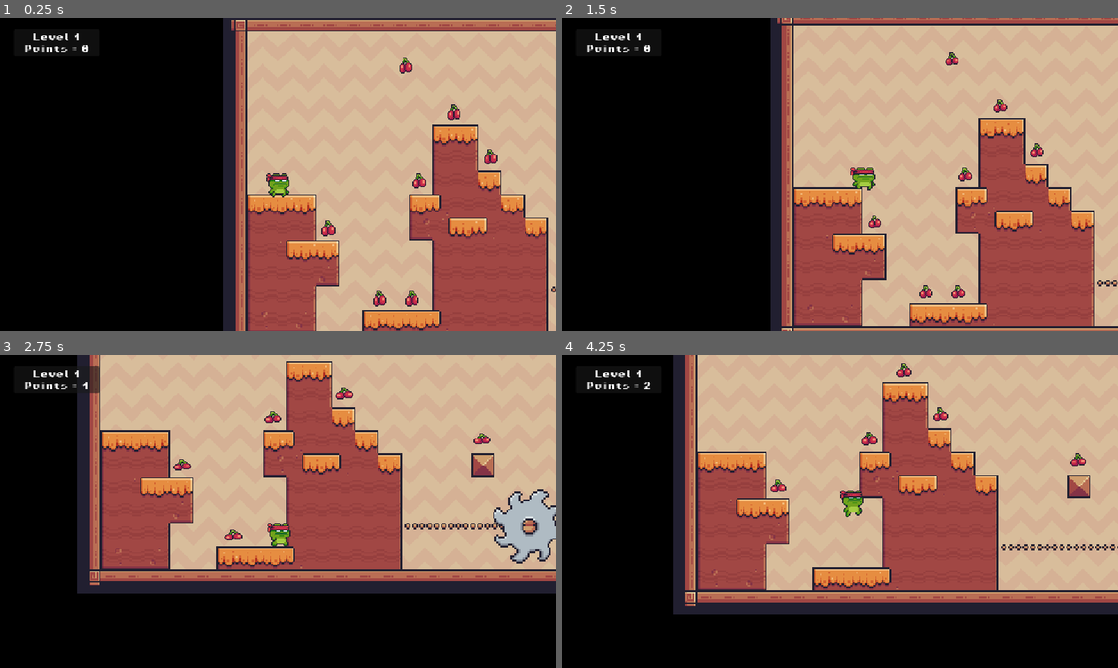
Above: before the commit, frames 1-4 (two rows, left to right).
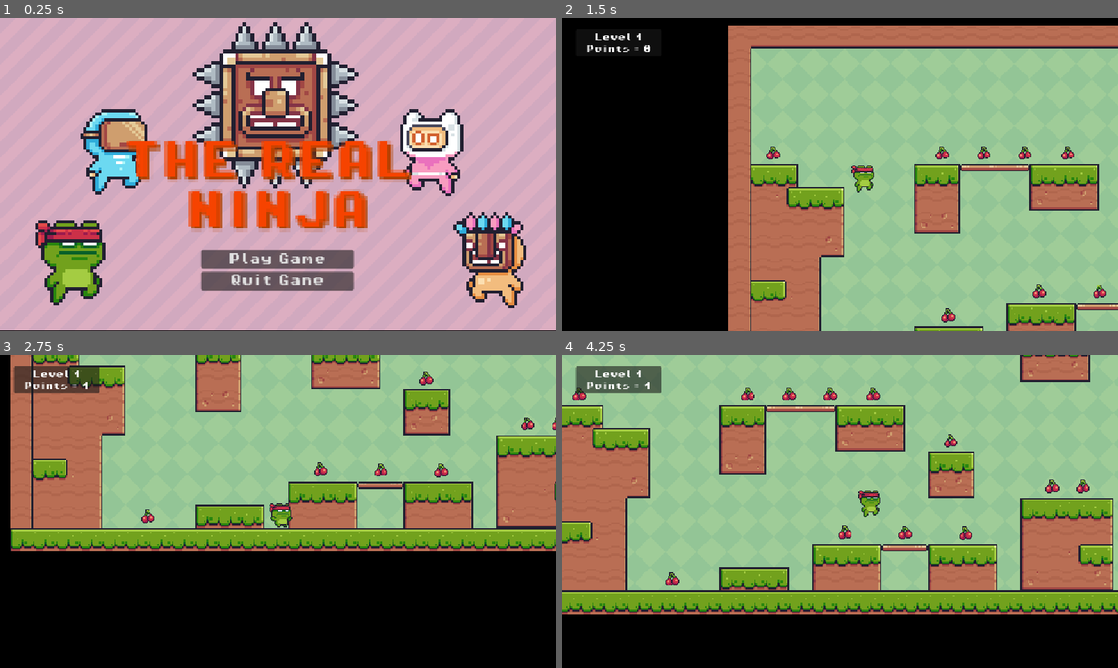
Above: after the commit, the same moments.

Repository: ardiantohendy/godot-the-real-ninja
Game: Godot game, scene res://scenes/main_menu.tscn
Two runs of this game, one before a commit and one after it. Both use one fixed random seed, a clock stepped at 60 frames per second and the inputs below. Before the commit the project starts from res://scenes/Level2.tscn.
Inputs (mouse positions are in pixels of both pictures, inside the frame that each line leads up to):
- Up to frame 1 (0.25 s): no input
- Up to frame 2 (1.5 s): click (840, 259) at 0.5 s, where only the run after the commit has a clickable "Play Game"; hold Right (right) from 1.28 s (still down)
- Up to frame 3 (2.75 s): keep holding Right (right); tap Up (jump) at 1.52, 2.27 s
- Up to frame 4 (4.25 s): release Right (right) at 2.78 s; hold Left (left) 2.78-3.53 s; hold Right (right) from 3.53 s (still down); tap Up (jump) at 3.77 s

The runs differ from the first frame. In frame 1, 99% of the frame differs, in the area x 0-100%, y 0-100%; in frame 2, 69%; in frame 3, 72%; in frame 4, 81%.

Commit message:
adding main menu

Diff:
--- a/project.godot
+++ b/project.godot
@@ -11,7 +11,7 @@
 [application]
 
 config/name="Second Game"
-run/main_scene="uid://brm30nfn6yog7"
+run/main_scene="uid://cpu82owaak2h6"
 config/features=PackedStringArray("4.4", "Mobile")
 config/icon="res://icon.svg"
 
--- /dev/null
+++ b/scenes/main_menu.tscn
@@ -0,0 +1,142 @@
+[gd_scene load_steps=9 format=3 uid="uid://cpu82owaak2h6"]
+
+[ext_resource type="Script" uid="uid://dflfb3ld801bl" path="res://scripts/main_menu.gd" id="1_tbmy8"]
+[ext_resource type="Texture2D" uid="uid://bjqgisg1nveg7" path="res://assets/Main Characters/Ninja Frog/Jump (32x32).png" id="2_8ln24"]
+[ext_resource type="Texture2D" uid="uid://dd4wtp4w7q1e" path="res://assets/Background/Pink.png" id="2_jk1qb"]
+[ext_resource type="Texture2D" uid="uid://7yh1j0tiqspn" path="res://assets/Main Characters/Mask Dude/Jump (32x32).png" id="3_rtw2f"]
+[ext_resource type="Texture2D" uid="uid://br00ax7pob1s6" path="res://assets/Main Characters/Pink Man/Jump (32x32).png" id="4_oa1go"]
+[ext_resource type="Texture2D" uid="uid://bq472w5lxa0d1" path="res://assets/Main Characters/Virtual Guy/Jump (32x32).png" id="5_tbmy8"]
+[ext_resource type="Texture2D" uid="uid://fcdbw6kn3g03" path="res://assets/Traps/Spike Head/Idle.png" id="7_5dd4i"]
+[ext_resource type="FontFile" uid="uid://baw3wsso6ynu4" path="res://assets/fonts/PixelOperator8-Bold.ttf" id="8_lgwnu"]
+
+[node name="MainMenu" type="Node"]
+script = ExtResource("1_tbmy8")
+
+[node name="Control" type="Control" parent="."]
+layout_mode = 3
+anchors_preset = 0
+offset_right = 1152.0
+offset_bottom = 647.0
+
+[node name="TextureRect" type="TextureRect" parent="Control"]
+texture_filter = 1
+layout_mode = 0
+offset_right = 1151.0
+offset_bottom = 646.0
+texture = ExtResource("2_jk1qb")
+expand_mode = 1
+stretch_mode = 1
+
+[node name="Frog" type="TextureRect" parent="Control"]
+texture_filter = 1
+layout_mode = 0
+offset_left = 48.0
+offset_top = 394.0
+offset_right = 88.0
+offset_bottom = 434.0
+scale = Vector2(5, 5)
+texture = ExtResource("2_8ln24")
+
+[node name="MaskDude" type="TextureRect" parent="Control"]
+texture_filter = 1
+layout_mode = 0
+offset_left = 927.0
+offset_top = 401.0
+offset_right = 967.0
+offset_bottom = 441.0
+scale = Vector2(5, 5)
+texture = ExtResource("3_rtw2f")
+flip_h = true
+
+[node name="PinkMan" type="TextureRect" parent="Control"]
+texture_filter = 1
+layout_mode = 0
+offset_left = 797.0
+offset_top = 169.0
+offset_right = 837.0
+offset_bottom = 209.0
+scale = Vector2(5, 5)
+texture = ExtResource("4_oa1go")
+flip_h = true
+
+[node name="VirtualGuy" type="TextureRect" parent="Control"]
+texture_filter = 1
+layout_mode = 0
+offset_left = 135.0
+offset_top = 164.0
+offset_right = 175.0
+offset_bottom = 204.0
+scale = Vector2(5, 5)
+texture = ExtResource("5_tbmy8")
+
+[node name="TextureRect2" type="TextureRect" parent="Control"]
+texture_filter = 1
+layout_mode = 1
+anchors_preset = 8
+anchor_left = 0.5
+anchor_top = 0.5
+anchor_right = 0.5
+anchor_bottom = 0.5
+offset_left = -226.0
+offset_top = -355.5
+offset_right = -172.0
+offset_bottom = -303.5
+grow_horizontal = 2
+grow_vertical = 2
+scale = Vector2(8, 8)
+texture = ExtResource("7_5dd4i")
+
+[node name="MarginContainer" type="MarginContainer" parent="Control"]
+layout_mode = 0
+offset_left = 28.0
+offset_top = 18.0
+offset_right = 68.0
+offset_bottom = 58.0
+
+[node name="Label" type="Label" parent="Control"]
+texture_filter = 1
+layout_mode = 1
+anchors_preset = 8
+anchor_left = 0.5
+anchor_top = 0.5
+anchor_right = 0.5
+anchor_bottom = 0.5
+offset_left = -513.0
+offset_top = -67.5
+offset_right = -309.0
+offset_bottom = -32.5
+grow_horizontal = 2
+grow_vertical = 2
+scale = Vector2(5, 5)
+theme_override_colors/font_color = Color(0.964706, 0.262745, 0, 1)
+theme_override_colors/font_shadow_color = Color(0.678431, 0.254902, 0, 1)
+theme_override_colors/font_outline_color = Color(0, 0, 0, 1)
+theme_override_fonts/font = ExtResource("8_lgwnu")
+text = "THE REAL
+NINJA"
+horizontal_alignment = 1
+
+[node name="VBoxContainer" type="VBoxContainer" parent="Control"]
+texture_filter = 1
+layout_mode = 0
+offset_left = 416.0
+offset_top = 433.0
+offset_right = 627.0
+offset_bottom = 551.0
+scale = Vector2(1.5, 1.5)
+alignment = 1
+
+[node name="Play" type="Button" parent="Control/VBoxContainer"]
+texture_filter = 1
+layout_mode = 2
+theme_override_fonts/font = ExtResource("8_lgwnu")
+text = "Play Game"
+
+[node name="Quit" type="Button" parent="Control/VBoxContainer"]
+layout_mode = 2
+theme_override_fonts/font = ExtResource("8_lgwnu")
+text = "Quit Gane
+"
+
+[connection signal="pressed" from="Control/VBoxContainer/Play" to="." method="_on_play_pressed"]
+[connection signal="pressed" from="Control/VBoxContainer/Quit" to="." method="_on_quit_pressed"]
--- a/scripts/main_character.gd
+++ b/scripts/main_character.gd
@@ -32,6 +32,8 @@
 	else:
 		animated_sprite_2d.play("jump")
 
+
+
 	if direction:
 		velocity.x = direction * SPEED
 	else:
--- /dev/null
+++ b/scripts/main_menu.gd
@@ -0,0 +1,9 @@
+extends Node
+
+
+
+func _on_play_pressed() -> void:
+	get_tree().change_scene_to_file("res://scenes/Level1.tscn")
+
+func _on_quit_pressed() -> void:
+	get_tree().quit()
Renamed: assets/Traps/Saw/Off.png -> assets/Traps/Off.png
Not shown, changed: assets/Traps/Off.png.import
Not shown, added: scripts/main_menu.gd.uid
